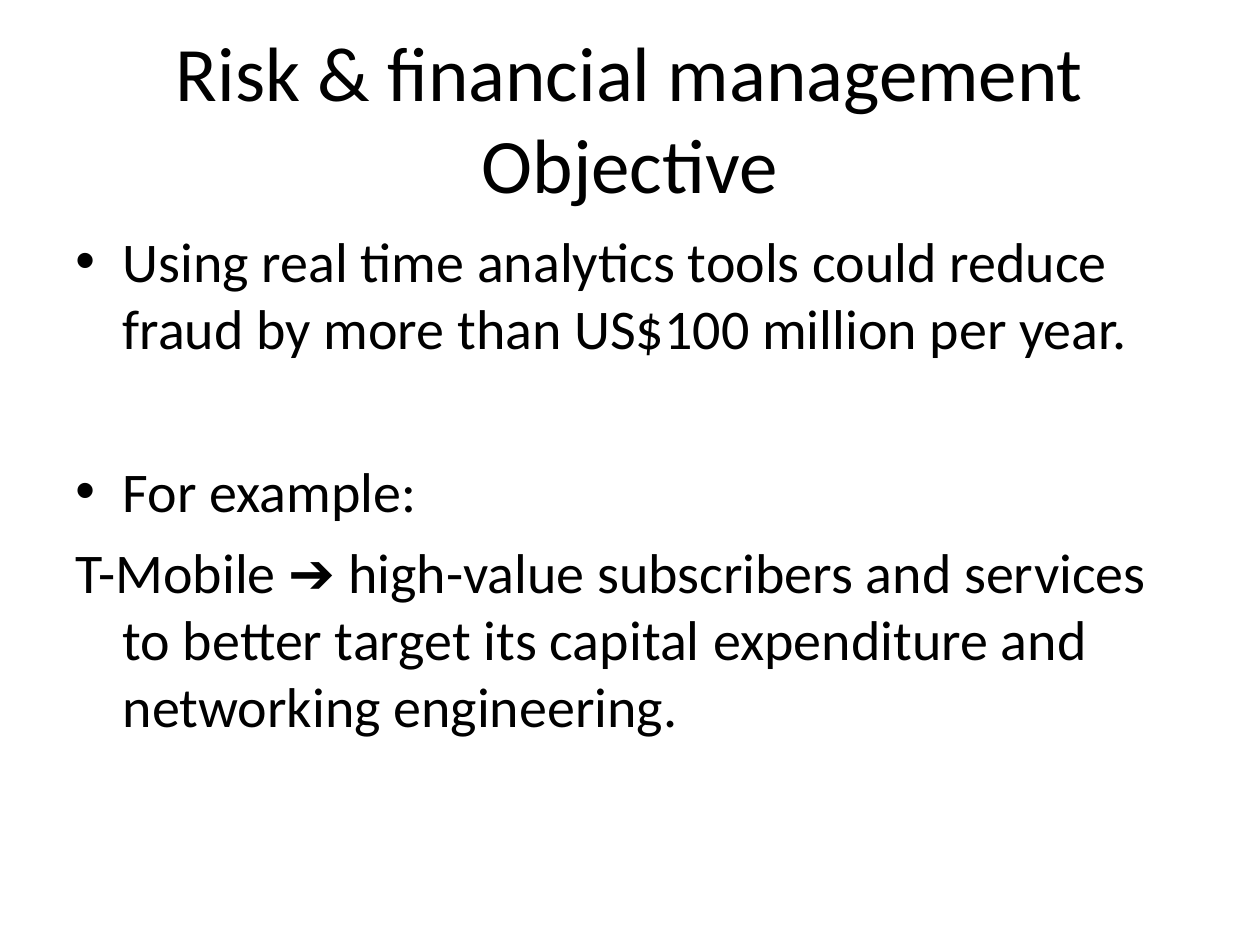
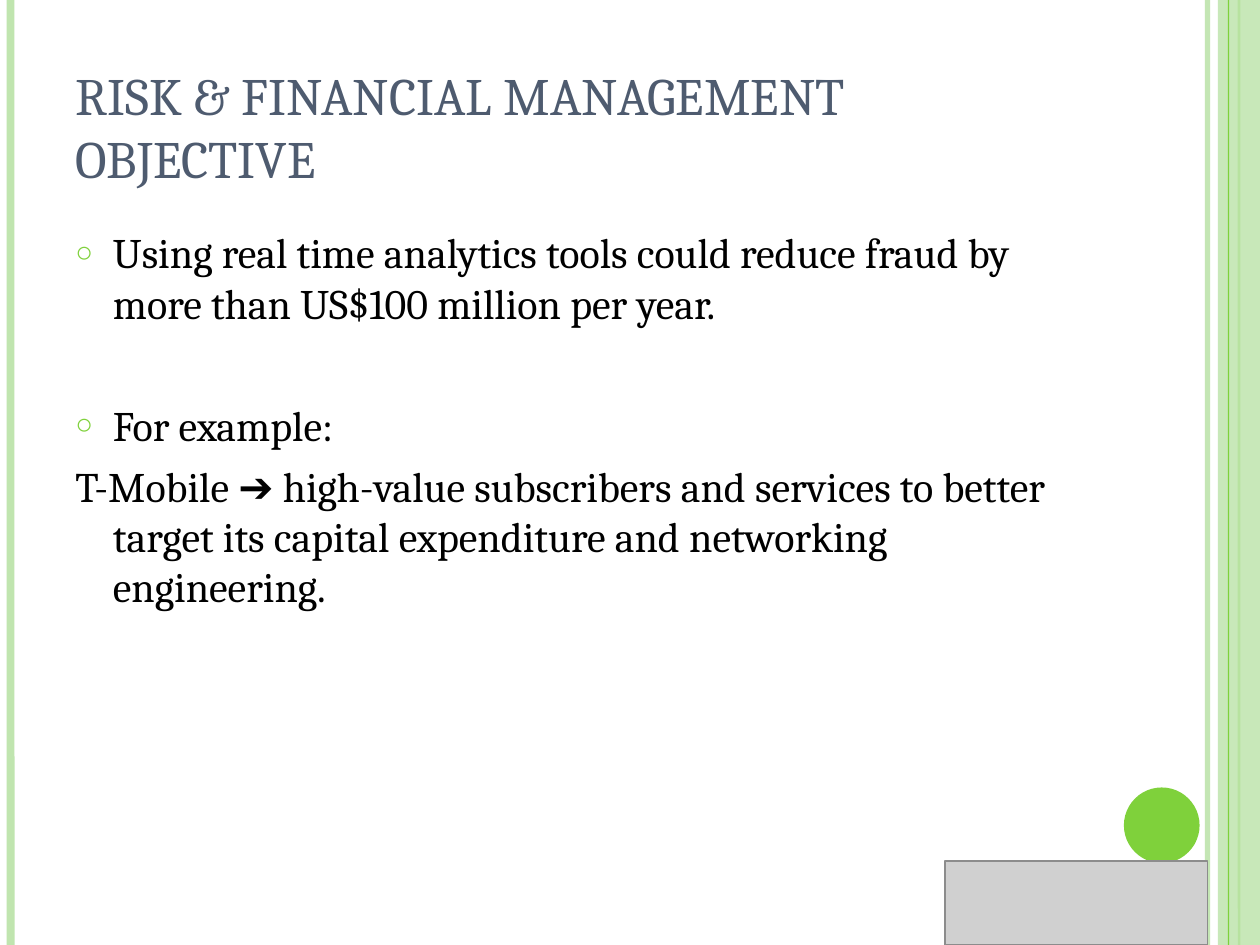
Before and after one commit to NUS-Anonymous/LTA-Data, a slide deck: slide 22 of Business Final Presentation/Presentation1.ppt (slide 20 before the commit). Drawn at 1260x945 pixels with LibreOffice and Linux fonts; fonts in the diff are those of the drawing; grey boxes stand for pictures. Boxes give left, top, right and bottom in pixels: in the first picture for what was removed or moved away, otherwise in the second. Text is boxed around its words. In the diff, an @@ line names an element or a change of style, - is before the commit and + after.

```diff
--- a/Business Final Presentation/Presentation1.ppt
+++ b/Business Final Presentation/Presentation1.ppt
@@ line added from (10, 0) to (10, 945), #C0E5AF 4.51 pt @@
@@ line added from (1207, 0) to (1207, 945), #C0E5AF 3 pt @@
@@ rectangle added at (x1=1218, y1=0, x2=1260, y2=945), fill #C0E5AF at 87% opacity @@
@@ line added from (1228, 0) to (1228, 945), #7FD13B 0.74 pt @@
@@ line added from (1239, 0) to (1239, 945), #7FD13B 1.5 pt @@
@@ title "RISK & FINANCIAL MANAGEMENT OBJECTIVE" at (x1=75, y1=79, x2=845, y2=189): vertical alignment middle to bottom @@
@@ title at (x1=75, y1=79, x2=845, y2=189): text changed; size 44 to 30 pt; font Calibri to Cambria; text colour #000000 to #4E5B6F @@
-Risk & financial management Objective
+RISK & FINANCIAL MANAGEMENT OBJECTIVE
@@ text "Using real time analytics tools ..." at (x1=75, y1=238, x2=1045, y2=612): size 32 to 24 pt, font Calibri to Cambria; bullet • to ○; less space between paragraphs; bullet colour #000000 to #7FD13B; indent changed @@
@@ ellipse added at (x1=1124, y1=788, x2=1200, y2=863), fill #7FD13B @@
@@ picture added at (x1=945, y1=861, x2=1207, y2=945) @@
```
Also in this commit, not shown: 20 other slides changed, 4 slides added, 2 slides removed, 26 other files.
